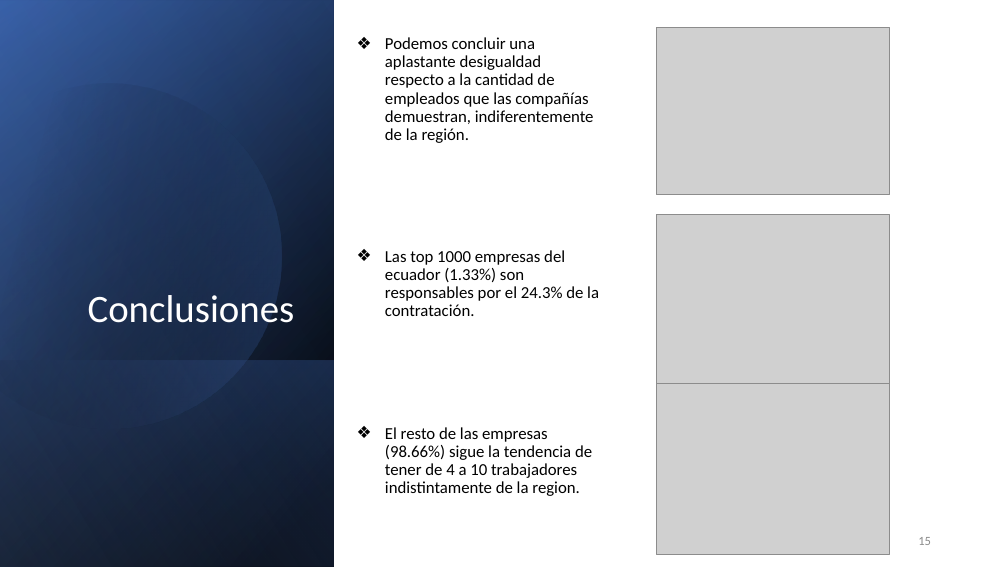
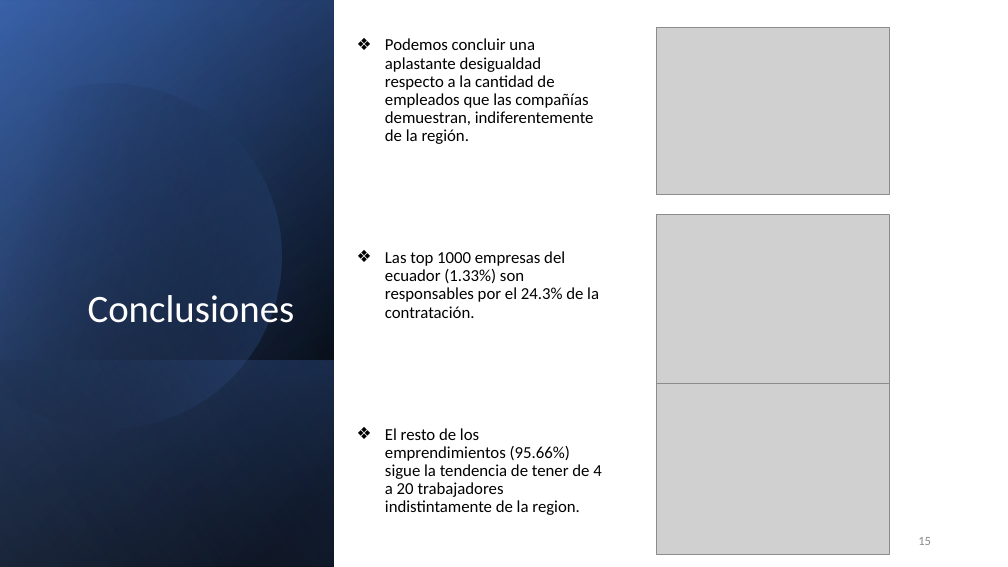
Before and after one commit to JFNebel/ecuadorian-graduates-workforce-mobility, a slide deck: slide 15 of Entrega/ICD_Final.pptx. Drawn at 1008x567 pixels with LibreOffice and Linux fonts; fonts in the diff are those of the drawing; grey boxes stand for pictures. Boxes give left, top, right and bottom in pixels: in the first picture for what was removed or moved away, otherwise in the second. Text is boxed around its words. In the diff, an @@ line names an element or a change of style, - is before the commit and + after.

```diff
--- a/Entrega/ICD_Final.pptx
+++ b/Entrega/ICD_Final.pptx
@@ text at (385, 428, 601, 515): text changed @@
-❖ El resto de las empresas (98.66%) sigue la tendencia de tener de 4 a 10 trabajadores indistintamente de la region.
+❖ El resto de los emprendimientos (95.66%) sigue la tendencia de tener de 4 a 20 trabajadores indistintamente de la region.
```
Also in this commit, not shown: 6 other slides changed, 15 other files.
